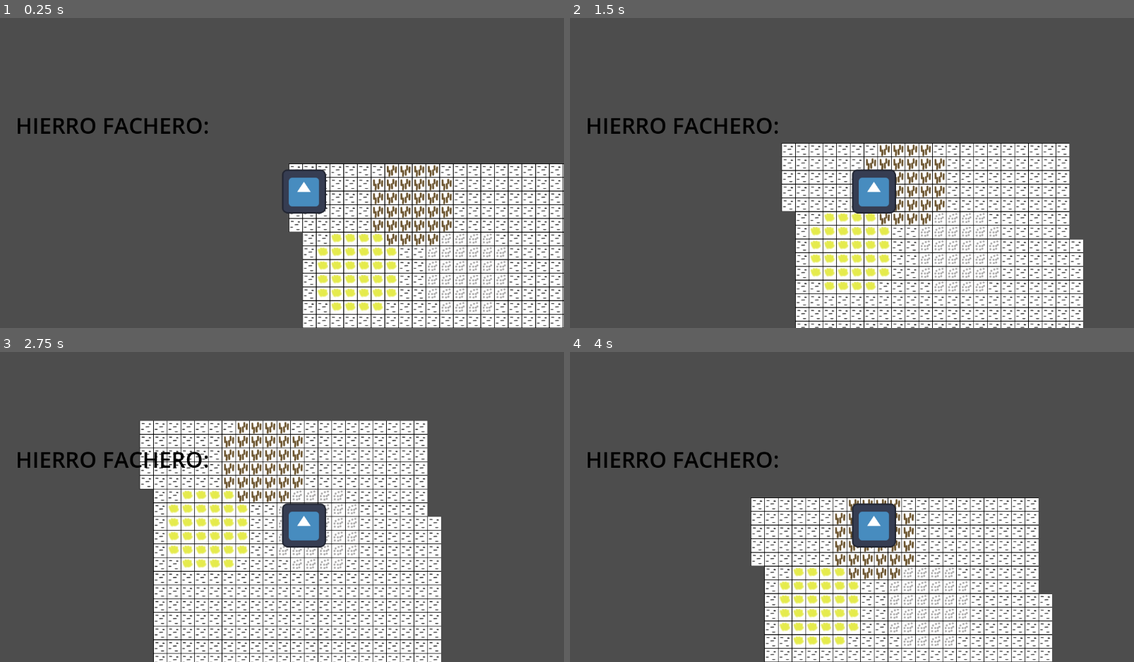
Above: before the commit, frames 1-4 (two rows, left to right).
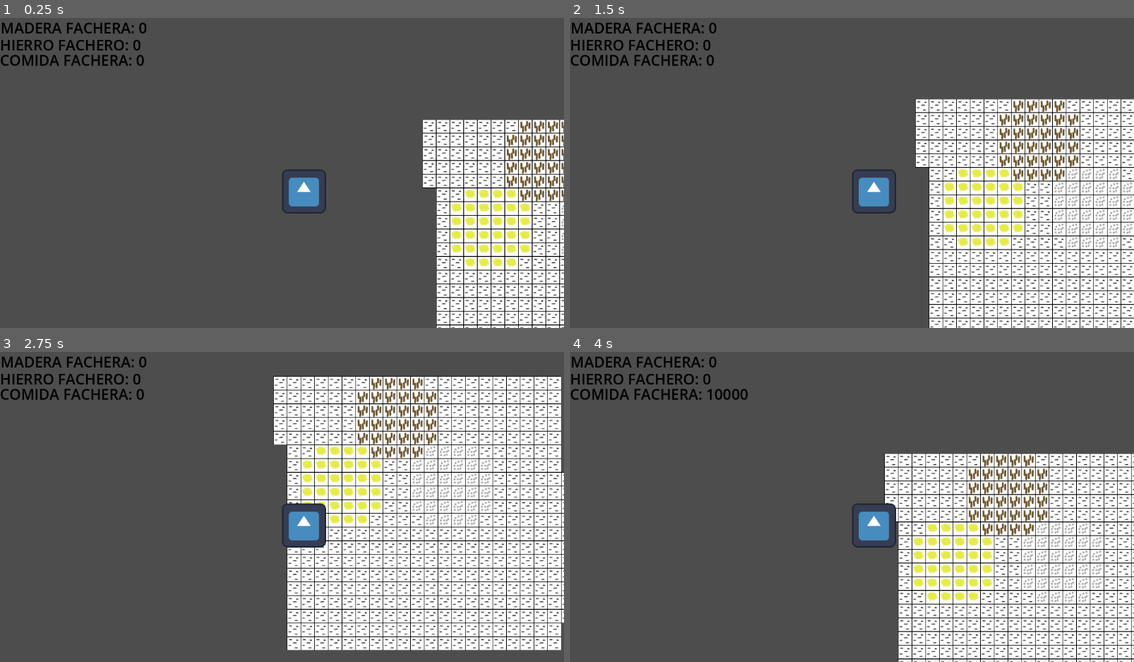
Above: after the commit, the same moments.

Repository: QuaaDev/Juego-Proyecto
Game: Godot game, scene res://Scene/Principal.tscn
Same seed, same stepped clock (60 frames per second), same inputs: the game is played once before the commit and once after it. The engine's default icon, where the game draws it, is replaced by a stand-in: a white triangle on a blue panel in a dark square.
Inputs:
- Up to frame 1 (0.25 s): no input
- Up to frame 2 (1.5 s): tap Enter at 0.5 s; hold Right (ui_right) 0.53-1.28 s; hold Down (ui_down) from 1.28 s (still down)
- Up to frame 3 (2.75 s): release Down (ui_down) at 2.03 s; hold Right (ui_right) from 2.03 s (still down)
- Up to frame 4 (4 s): release Right (ui_right) at 2.78 s; hold Up (ui_up) 2.78-3.53 s; hold Left (ui_left) from 3.53 s (still down)

The runs differ from the first frame. In frame 1, 23% of the frame differs, in the area x 0-100%, y 1-100%; in frame 2, 34%; in frame 3, 53%; in frame 4, 35%.

Commit message:
MecanicaFinalizada
Las zonas de recurso interactuan con el jugador, actualizan el mapa, la interfaz y los recursos del jugador de forma apropiada

Diff:
--- a/PartesIndividuales/Suelo/Scene/Principal.tscn
+++ b/PartesIndividuales/Suelo/Scene/Principal.tscn
@@ -1,12 +1,12 @@
-[gd_scene load_steps=9 format=3 uid="uid://ktpc5u1xfekm"]
+[gd_scene load_steps=8 format=3 uid="uid://ktpc5u1xfekm"]
 
 [ext_resource type="Texture2D" uid="uid://pd63m70gji" path="res://Assets/PisoBeta.png" id="1_gv26j"]
 [ext_resource type="Script" path="res://Script/ConstructorSuelo.gd" id="1_jcsad"]
+[ext_resource type="Script" path="res://Script/ControladorCanvas.gd" id="2_6u3e8"]
 [ext_resource type="PackedScene" uid="uid://crlwn3x2guj00" path="res://Scene/Player.tscn" id="2_hyhpn"]
-[ext_resource type="Script" path="res://Script/probando algo.gd" id="4_oreeg"]
 
 [sub_resource type="LabelSettings" id="LabelSettings_d3b7q"]
-font_size = 45
+font_size = 30
 font_color = Color(0, 0, 0, 1)
 
 [sub_resource type="TileSetAtlasSource" id="TileSetAtlasSource_7335a"]
@@ -30,37 +30,31 @@
 physics_layer_0/collision_layer = 1
 sources/0 = SubResource("TileSetAtlasSource_7335a")
 
-[sub_resource type="CircleShape2D" id="CircleShape2D_saly4"]
-radius = 40.0
-
-[node name="Node2D" type="Node"]
+[node name="Principal" type="Node"]
 script = ExtResource("1_jcsad")
 
 [node name="CanvasLayer" type="CanvasLayer" parent="."]
+script = ExtResource("2_6u3e8")
 
 [node name="Madera" type="Label" parent="CanvasLayer"]
-visible = false
-offset_left = 14.0
-offset_top = 17.0
-offset_right = 393.0
-offset_bottom = 94.0
+offset_left = 1.0
+offset_top = 13.0
+offset_right = 415.0
+offset_bottom = 90.0
 text = "MADERA FACHERA:"
 label_settings = SubResource("LabelSettings_d3b7q")
 
 [node name="Hierro" type="Label" parent="CanvasLayer"]
-offset_left = 32.0
-offset_top = 202.0
-offset_right = 428.0
-offset_bottom = 272.0
+offset_top = 48.0
+offset_right = 396.0
+offset_bottom = 118.0
 text = "HIERRO FACHERO:"
 label_settings = SubResource("LabelSettings_d3b7q")
 
 [node name="Comida" type="Label" parent="CanvasLayer"]
-visible = false
-offset_left = 17.0
-offset_top = 105.0
-offset_right = 425.0
-offset_bottom = 207.0
+offset_top = 79.0
+offset_right = 408.0
+offset_bottom = 181.0
 text = "COMIDA FACHERA:"
 label_settings = SubResource("LabelSettings_d3b7q")
 
@@ -70,12 +64,4 @@
 layer_0/tile_data = PackedInt32Array(0, 0, 0, 1, 0, 0, 65537, 0, 0, 65536, 0, 0, 65538, 0, 0, 2, 0, 0, 3, 0, 0, 65539,  …(5763 unchanged characters)…
 
 [node name="Player" parent="." instance=ExtResource("2_hyhpn")]
-position = Vector2(-380, -303)
-
-[node name="Area2D" type="Area2D" parent="."]
-script = ExtResource("4_oreeg")
-
-[node name="CollisionShape2D" type="CollisionShape2D" parent="Area2D"]
-position = Vector2(462, 296)
-shape = SubResource("CircleShape2D_saly4")
-debug_color = Color(0, 0.6, 0.701961, 0.419608)
+position = Vector2(-770, -174)
--- a/PartesIndividuales/Suelo/Script/Area2D.gd
+++ b/PartesIndividuales/Suelo/Script/Area2D.gd
@@ -1,23 +1,30 @@
 extends Area2D
 class_name Zona_de_recursos
+#Recursos
 var tipo_recurso : int #Recurso de la zona
 #Hierro 1 comida 2 madera 3
+var velocidad_actualizacion_recursos = 10000
+#Recursos
 var radio_de_la_zona : int #Radio del Circle Shape
 var tamaño_cells : int #Cada cuantos pixeles se colocara una cell
 var coordenadas_shape : Vector2 #Coordenadas de la zona en el mapa
 var cantidad_del_recurso : int
 var collision_shape_2d #Collisionshape que le dara hitbox
+var lista_de_cuadriculas_a_actualizar = []
 @onready var tile_map = $"../TileMap"
+@onready var yo_mismo = $"."
+@onready var principal = $"../../Principal"
 #Los nodos deben de estar a la misma altura para funcionar la ruta
+#Seccion TileMap
 func editar_cuadricula():
 	var radio = collision_shape_2d.shape.radius  #Obtiene el radio
 	var tamaño_cuadricula = tamaño_cells #Declara el tamaño de las cuadriculas
-	var lista_de_cuadriculas_a_actualizar = []
 	var centro_x
 	var centro_y
 	#lista_de_cuadriculas_a_actualizar.append(Vector2(coordenadas_shape.x, coordenadas_shape.y))
 	for x in range(-radio, radio, tamaño_cuadricula):
 		for y in range(-radio, radio, tamaño_cuadricula):
+			@warning_ignore("integer_division")
 			centro_x = x + tamaño_cuadricula / 2
 			centro_y = y + tamaño_cuadricula / 2
 			if centro_x**2 + centro_y**2 <= radio**2:
@@ -27,7 +34,6 @@
 				# Guarda la cuadricula sumandole al eje X e Y la posicion central del circulo
 	#print(lista_de_cuadriculas_a_actualizar)
 	for i in lista_de_cuadriculas_a_actualizar: #Se actualiza las cuadriculas
-		tile_map.erase_cell(0, tile_map.local_to_map(i))
 		tile_map.set_cell(0,tile_map.local_to_map(i),0,Vector2(tipo_recurso,0),0)
 		#tile_map.set_cell(int layer:o,coordenadas de la cell: Vector2, source_id int, atlas_coordenadas Vector2(0,0),alternative_tile int)
 		#Con esos datos se cambia cell de manera individual
@@ -40,7 +46,12 @@
 	#Radio 200 = 80 | +28
 	#Radio 240 = 112 | +32
 	pass
-#Probando git
+func recurso_agotado():
+	#Actualiza el tilemap al atlas predeterminado
+	for i in lista_de_cuadriculas_a_actualizar:
+		tile_map.set_cell(0,tile_map.local_to_map(i),0,Vector2(0,0),0)
+	#Elimina el Area2D junto a todos sus hijos
+	principal.actualizar_area_agotada(yo_mismo)
 func iniciar_zona(recurso : int,radio : int, tamaño_cell : int, coordenadas_shape2 : Vector2, cantidad : int):
 	#Se carga las propiedades del Area2D
 	cantidad_del_recurso = cantidad
@@ -62,3 +73,27 @@
 	#Se le agrega el shape al collisionshape
 	collision_shape_2d.set_shape(shape_circular)
 	editar_cuadricula()
+
+#Seccion recursos
+@onready var temporizador = Timer.new()
+func _ready():
+	#Se crea el temporizador y su señal
+	yo_mismo.add_child(temporizador)
+	temporizador.paused = true
+	temporizador.wait_time = 1
+	temporizador.start()
+	temporizador.timeout.connect(actualizar_recurso)
+
+func entrando_al_recurso(_body):
+	temporizador.paused = false
+
+func saliendo_del_recurso(_body):
+	temporizador.paused = true
+
+
+func actualizar_recurso():
+	if cantidad_del_recurso >= 0:
+		cantidad_del_recurso -= velocidad_actualizacion_recursos
+		principal.actualizar_recursos(tipo_recurso,velocidad_actualizacion_recursos)
+	else:
+		recurso_agotado()
--- a/PartesIndividuales/Suelo/Script/ConstructorSuelo.gd
+++ b/PartesIndividuales/Suelo/Script/ConstructorSuelo.gd
@@ -1,16 +1,40 @@
 extends Node
-var contador_areas_recursos
+var areas_de_recurso = []
+var cantidad_hierro = 0
+var cantidad_comida = 0
+var cantidad_madera = 0
+#Hierro 1 comida 2 madera 3
+@onready var canvas = $CanvasLayer
 func _ready():
 	var recurso1 = Zona_de_recursos.new()
 	add_child(recurso1)
 	recurso1.iniciar_zona(1,120,40, Vector2(160,0),32000)
+	areas_de_recurso.append(recurso1)
 	var recurso2 = Zona_de_recursos.new()
 	add_child(recurso2)
 	recurso2.iniciar_zona(2,120,40, Vector2(-160,0),32000)
+	areas_de_recurso.append(recurso2)
 	var recurso3 = Zona_de_recursos.new()
 	add_child(recurso3)
 	recurso3.iniciar_zona(3,120,40, Vector2(0,-200),32000)
-	#Cambia el nombre de las areas para usar la señal luego
-	recurso1.name = "Area1"
-	recurso2.name = "Area2"
-	recurso3.name = "Area3"
+	areas_de_recurso.append(recurso3)
+	#For declarando el nombre a los nodos creados
+	var contador_for = 1
+	for i in areas_de_recurso:
+		i.name = "Area"+ str(contador_for)
+		contador_for += 1
+#Interfaz
+func actualizar_recursos(recurso,cantidad):
+	if recurso == 1:
+		cantidad_hierro += cantidad
+		canvas.actualizar_recursos (1, cantidad_hierro)
+	elif recurso == 2:
+		cantidad_comida += cantidad
+		canvas.actualizar_recursos (2, cantidad_comida)
+	else:
+		cantidad_madera += cantidad
+		canvas.actualizar_recursos (3, cantidad_madera)
+
+#Elimina al Area2D junto a todos sus hijos
+func actualizar_area_agotada(objeto):
+	objeto.queue_free()
--- /dev/null
+++ b/PartesIndividuales/Suelo/Script/ControladorCanvas.gd
@@ -0,0 +1,15 @@
+extends CanvasLayer
+@onready var madera = $Madera
+@onready var hierro = $Hierro
+@onready var comida = $Comida
+func _ready():
+	madera.text = "MADERA FACHERA: 0"
+	hierro.text = "HIERRO FACHERO: 0"
+	comida.text = "COMIDA FACHERA: 0"
+func actualizar_recursos (recurso, cantidad):
+	if recurso == 1:
+		hierro.text = "HIERRO FACHERO: " + str(cantidad)
+	elif recurso == 2:
+		comida.text = "COMIDA FACHERA: " + str(cantidad)
+	else:
+		madera.text = "MADERA FACHERA: " + str(cantidad)
--- a/PartesIndividuales/Suelo/Script/Movimiento_jugador.gd
+++ b/PartesIndividuales/Suelo/Script/Movimiento_jugador.gd
@@ -1,13 +1,14 @@
 extends CharacterBody2D
 const SPEED = 300.0
 @onready var tile_map = $"../TileMap"
-#Hay que recibir la señal en el objeto
-
 #Se declara las variables de las areas2d
 @onready var area1
 @onready var area2
 @onready var area3
 #Area2D
+#Referencia al controlador principal
+@onready var principal = $".."
+
 
 func _physics_process(_delta):
 	# Get the input direction and handle the movement/deceleration.
@@ -27,15 +28,13 @@
 
 #Area2D
 func _on_timer_timeout():
-	#Se hace time out para dar tiempo a crear todos los nodos antes de proceder
-	area1 = $"../Area1"
-	area2 = $"../Area2"
-	area3 = $"../Area3"
-	#Se hace referencia de las areas y almacenarlas
-	#Se le conecta a la señal con Variable.Señal.connect(Funcion que recibe la señal)
-	area1.body_entered.connect(nose)
-	area2.body_entered.connect(nose)
-	area3.body_entered.connect(nose)
-func nose(body): #Esta funcion recibe la señal
-	print("nose")
+	#Se recibe la lista de areas de recurso
+	var lista_de_areas_de_recurso = principal.areas_de_recurso
+	for i in lista_de_areas_de_recurso:
+		#Se conecta cada recurso al jugador
+		i.body_entered.connect(i.entrando_al_recurso)
+		i.body_exited.connect(i.saliendo_del_recurso)
+		#Se conectan a la funcion del objeto del area
+		#Se hace time out para dar tiempo a crear todos los nodos antes de proceder
+		#Se le conecta a la señal con Variable.Señal.connect(Funcion que recibe la señal)
 #Area2D
--- a/PartesIndividuales/Suelo/Script/probando algo.gd
+++ /dev/null
@@ -1 +0,0 @@
-extends Area2D
--- a/PartesIndividuales/Suelo/project.godot
+++ b/PartesIndividuales/Suelo/project.godot
@@ -14,3 +14,7 @@
 run/main_scene="res://Scene/Principal.tscn"
 config/features=PackedStringArray("4.1", "Forward Plus")
 config/icon="res://Assets/icon.svg"
+
+[debug]
+
+gdscript/warnings/integer_division=0
